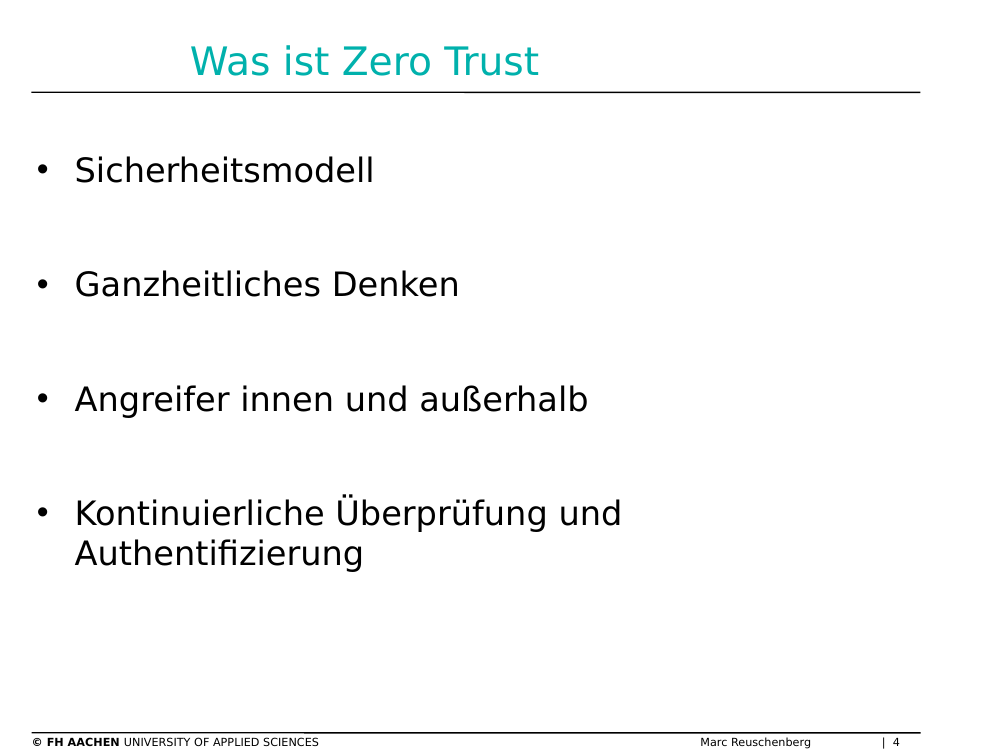
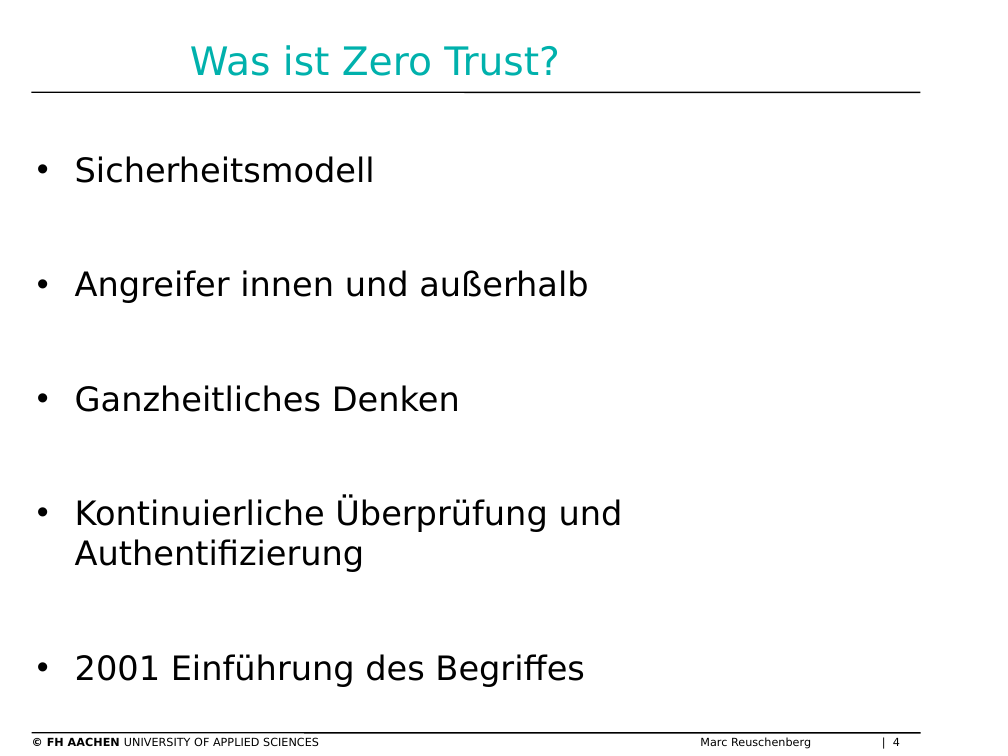
Before and after one commit to Marc-Reu/bachelorarbeit, a slide deck: slide 4 of Meetings/ZTN Präsentation.pptx. Drawn at 1008x756 pixels with LibreOffice and Linux fonts; fonts in the diff are those of the drawing; background and template pictures are left out. Boxes give left, top, right and bottom in pixels: in the first picture for what was removed or moved away, otherwise in the second. Text is boxed around its words. In the diff, an @@ line names an element or a change of style, - is before the commit and + after.

```diff
--- a/Meetings/ZTN Präsentation.pptx
+++ b/Meetings/ZTN Präsentation.pptx
@@ title at (190, 45, 560, 76): text changed @@
-Was ist Zero Trust
+Was ist Zero Trust?
@@ text at (75, 270, 588, 303): paragraph added @@
+• Angreifer innen und außerhalb
@@ text at (75, 385, 588, 418): paragraph removed @@
-• Angreifer innen und außerhalb
@@ text at (75, 654, 584, 687): paragraph added @@
+• 2001 Einführung des Begriffes
```
Also in this commit, not shown: 3 other slides changed, 2 slides added, 2 slides removed.
